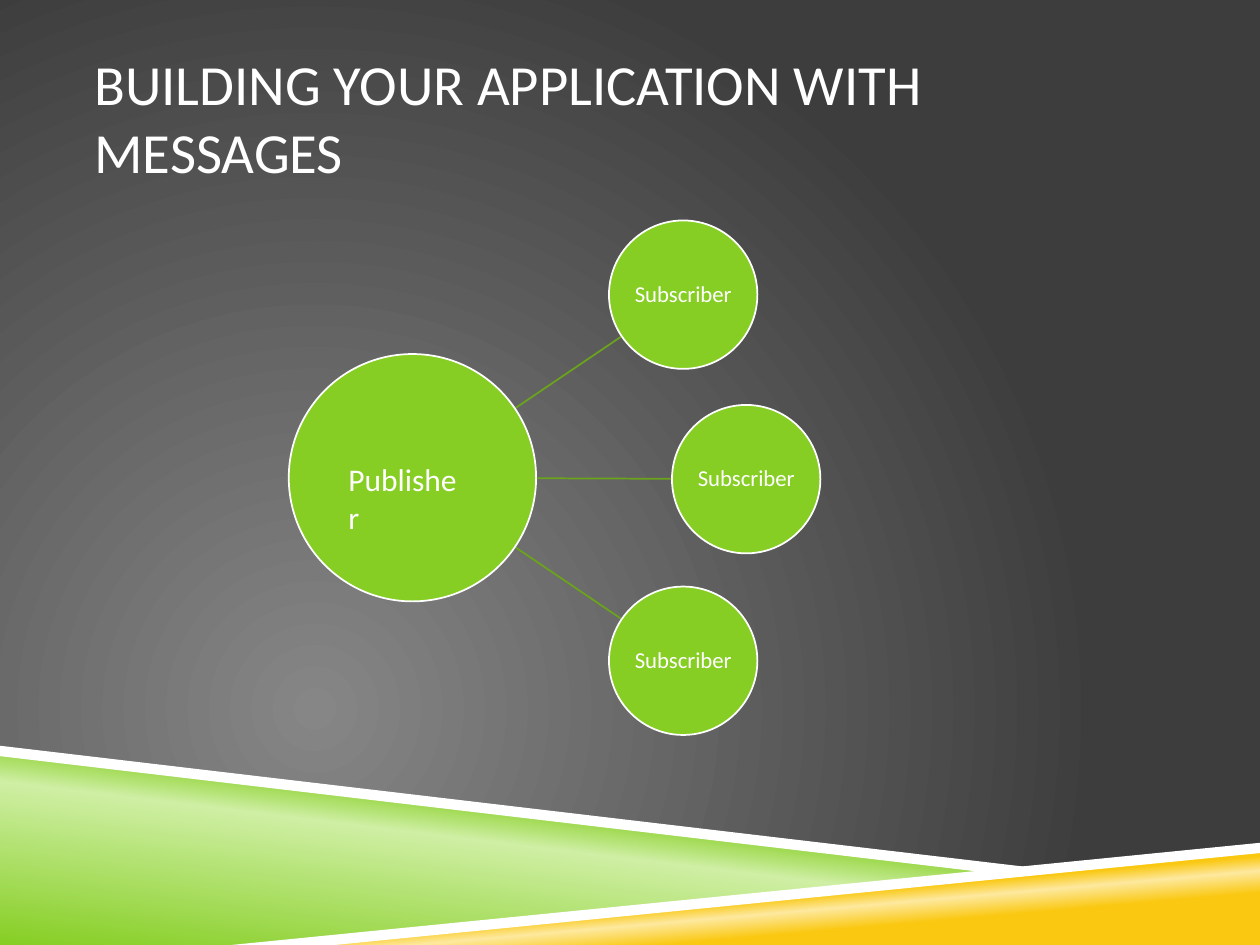
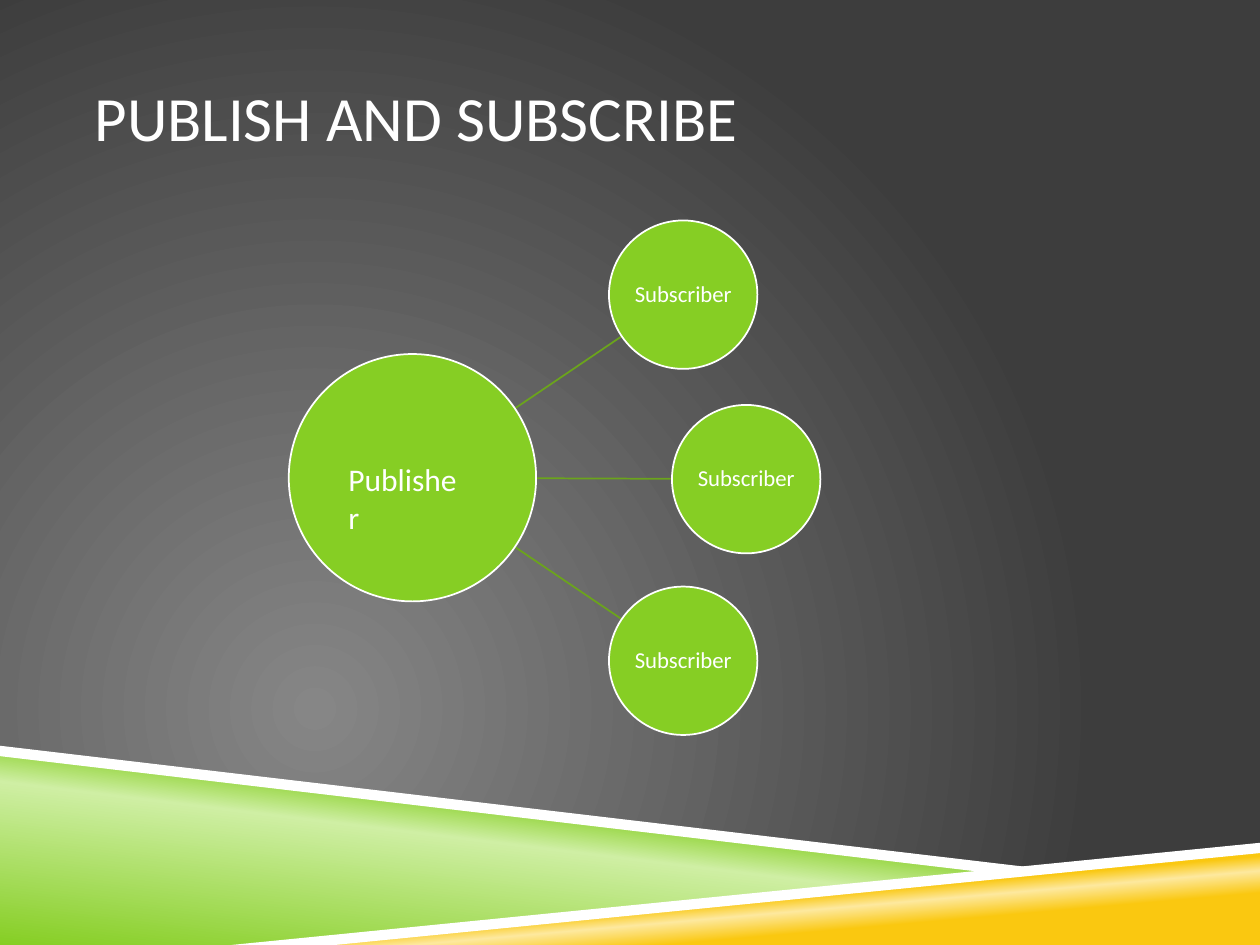
Before and after one commit to stimms/Queues, a slide deck: slide 20 of Queues and message based architecture.pptx (slide 15 before the commit). Drawn at 1260x945 pixels with LibreOffice and Linux fonts; fonts in the diff are those of the drawing; background and template pictures are left out. Boxes give left, top, right and bottom in pixels: in the first picture for what was removed or moved away, otherwise in the second. Text is boxed around its words. In the diff, an @@ line names an element or a change of style, - is before the commit and + after.

```diff
--- a/Queues and message based architecture.pptx
+++ b/Queues and message based architecture.pptx
@@ title at (94, 100, 737, 142): text changed; size 32.4 to 36 pt @@
-BUILDING YOUR APPLICATION WITH MESSAGES
+PUBLISH AND SUBSCRIBE
```
Also in this commit, not shown: 3 other slides changed, 5 slides added, 10 other files.
